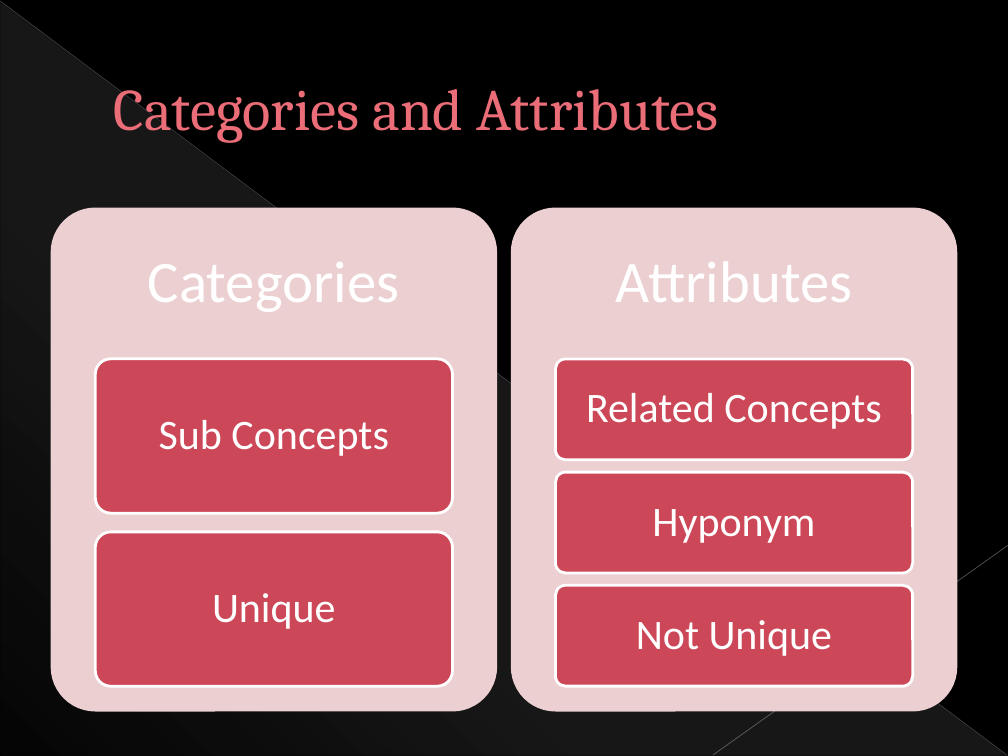
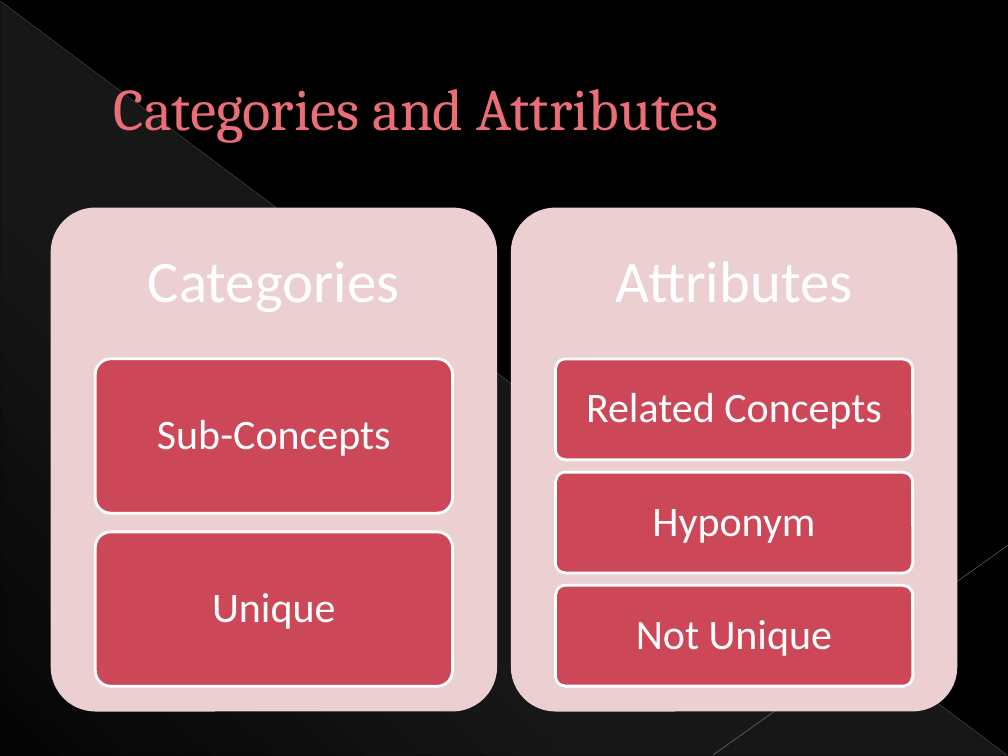
Before and after one commit to alei76/OntologyAcquisition, a slide deck: slide 4 of presentation.pptx. Drawn at 1008x756 pixels with LibreOffice and Linux fonts; fonts in the diff are those of the drawing. Boxes give left, top, right and bottom in pixels: in the first picture for what was removed or moved away, otherwise in the second. Text is boxed around its words. In the diff, an @@ line names an element or a change of style, - is before the commit and + after.

```diff
--- a/presentation.pptx
+++ b/presentation.pptx
@@ text at box(157, 420, 391, 456): text changed @@
-Sub Concepts
+Sub-Concepts
```
Also in this commit, not shown: 5 other slides changed, 6 other files.
